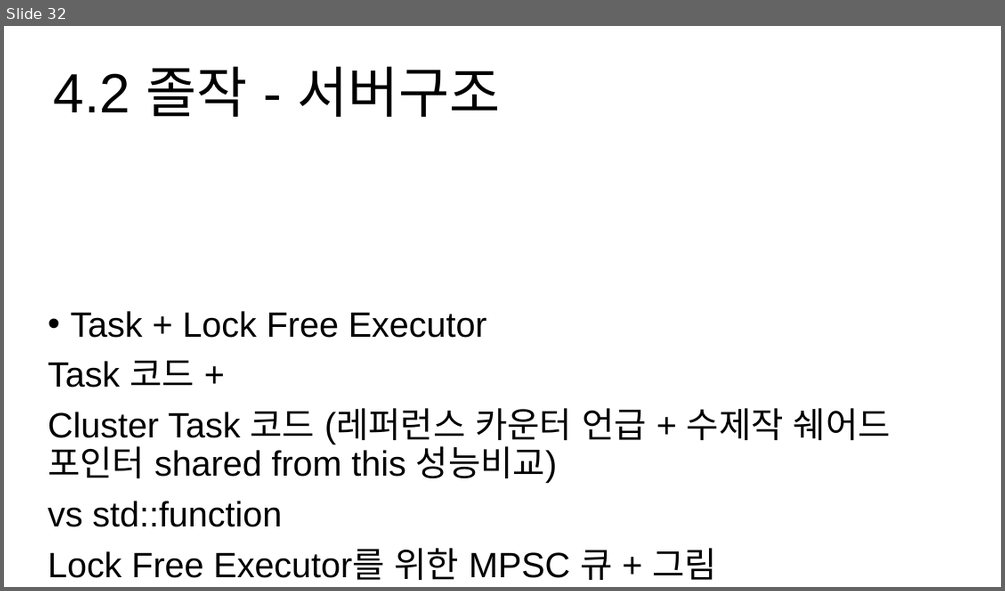
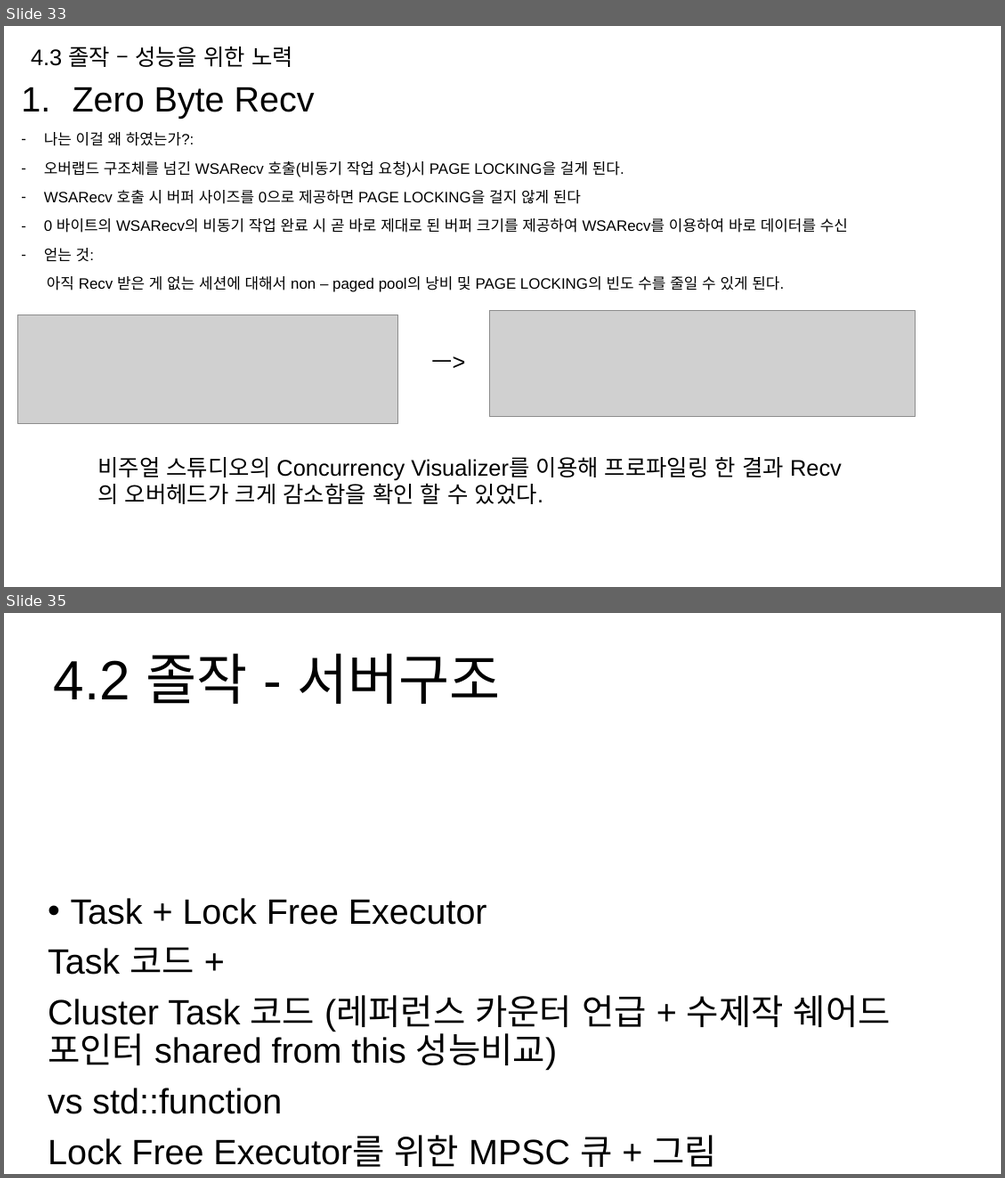
Before and after one commit to hypernagox/FYP_Evergreen, a slide deck: 포트폴리오/서버_최재혁/포트폴리오.pptx. Shown one above the other, each under a label of ours: slide 32 before the commit, slides 33 and 35 after it; the slides between them are not shown. The pictures are 1005x591 and 1005x1178 pixels, drawn with LibreOffice and Linux fonts; fonts in the diff are those of the drawing; grey boxes stand for pictures. Boxes give left, top, right and bottom in pixels: in the first picture for what was removed or moved away, otherwise in the second. Text is boxed around its words. In the diff, an @@ line names an element or a change of style, - is before the commit and + after.

```diff
--- a/포트폴리오/서버_최재혁/포트폴리오.pptx
+++ b/포트폴리오/서버_최재혁/포트폴리오.pptx
@@ slide 33 added at box(4, 26, 1001, 587), background #FFFFFF @@
@@ title added at box(31, 46, 293, 67), 18 pt, text #000000 @@
+4.3 졸작 – 성능을 위한 노력
@@ text added at box(44, 87, 848, 292), 12 pt, text #000000 @@
+1. Zero Byte Recv
+– 나는 이걸 왜 하였는가?:
+– 오버랩드 구조체를 넘긴 WSARecv 호출(비동기 작업 요청)시 PAGE LOCKING을 걸게 된다.
+– WSARecv 호출 시 버퍼 사이즈를 0으로 제공하면 PAGE LOCKING을 걸지 않게 된다
+– 0 바이트의 WSARecv의 비동기 작업 완료 시 곧 바로 제대로 된 버퍼 크기를 제공하여 WSARecv를 이용하여 바로 데이터를 수신
+– 얻는 것:
+아직 Recv 받은 게 없는 세션에 대해서 non – paged pool의 낭비 및 PAGE LOCKING의 빈도 수를 줄일 수 있게 된다.
@@ picture added at box(17, 314, 398, 423) @@
@@ picture added at box(490, 311, 914, 417) @@
@@ text added at box(431, 356, 465, 368), 18 pt, text #000000 @@
+ㅡ>
@@ text added at box(97, 457, 784, 504), 18 pt, text #000000 @@
+비주얼 스튜디오의 Concurrency Visualizer를 이용해 프로파일링 한 결과 Recv의 오버헤드가 크게 감소함을 확인 할 수 있었다.
@@ what was slide 32 is now slide 35 @@
```
Also in this commit, not shown: 6 slides changed, 2 other slides added.
